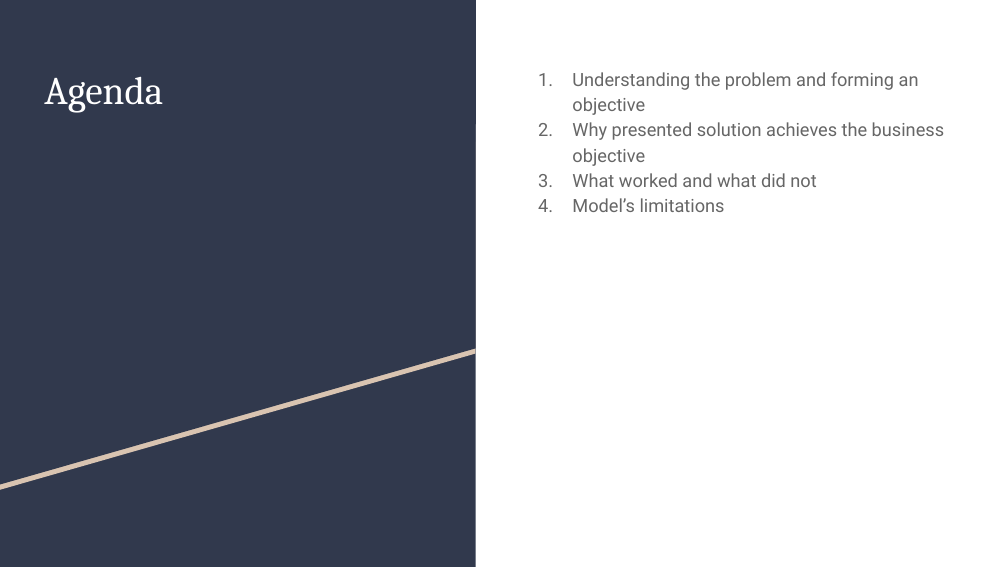
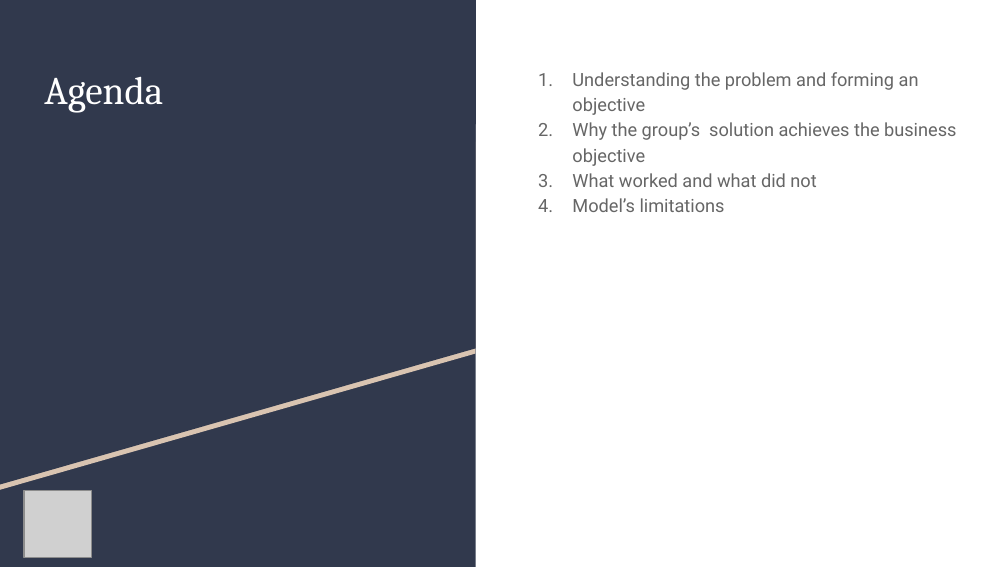
Before and after one commit to Cryoza/mal-assignment-handin, a slide deck: slide 2 of Assignment 7 - California Housing.pptx. Drawn at 1008x567 pixels with LibreOffice and Linux fonts; fonts in the diff are those of the drawing; grey boxes stand for pictures. Boxes give left, top, right and bottom in pixels: in the first picture for what was removed or moved away, otherwise in the second. Text is boxed around its words. In the diff, an @@ line names an element or a change of style, - is before the commit and + after.

```diff
--- a/Assignment 7 - California Housing.pptx
+++ b/Assignment 7 - California Housing.pptx
@@ text at box(572, 122, 956, 166): text changed @@
-2. Why presented solution achieves the business objective
+2. Why the group’s solution achieves the business objective
@@ picture added at box(24, 491, 92, 558) @@
```
Also in this commit, not shown: 5 other slides changed.
